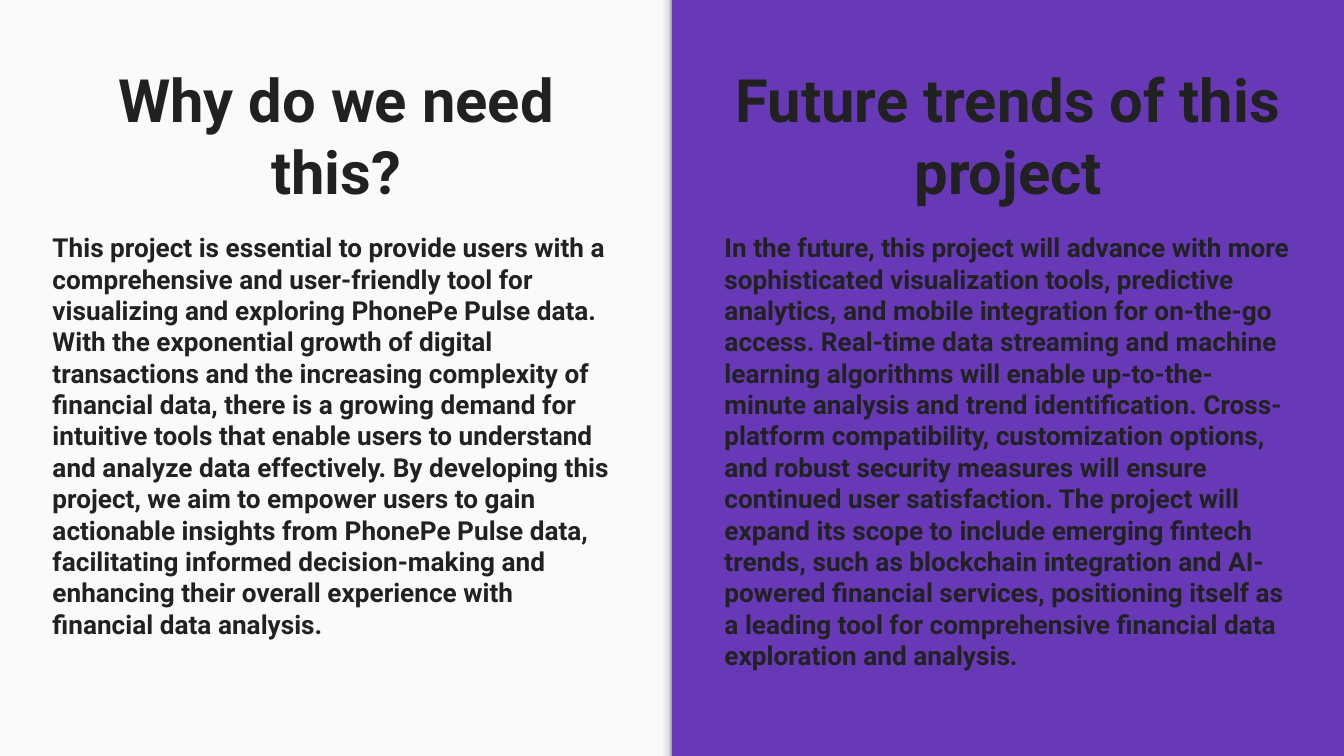
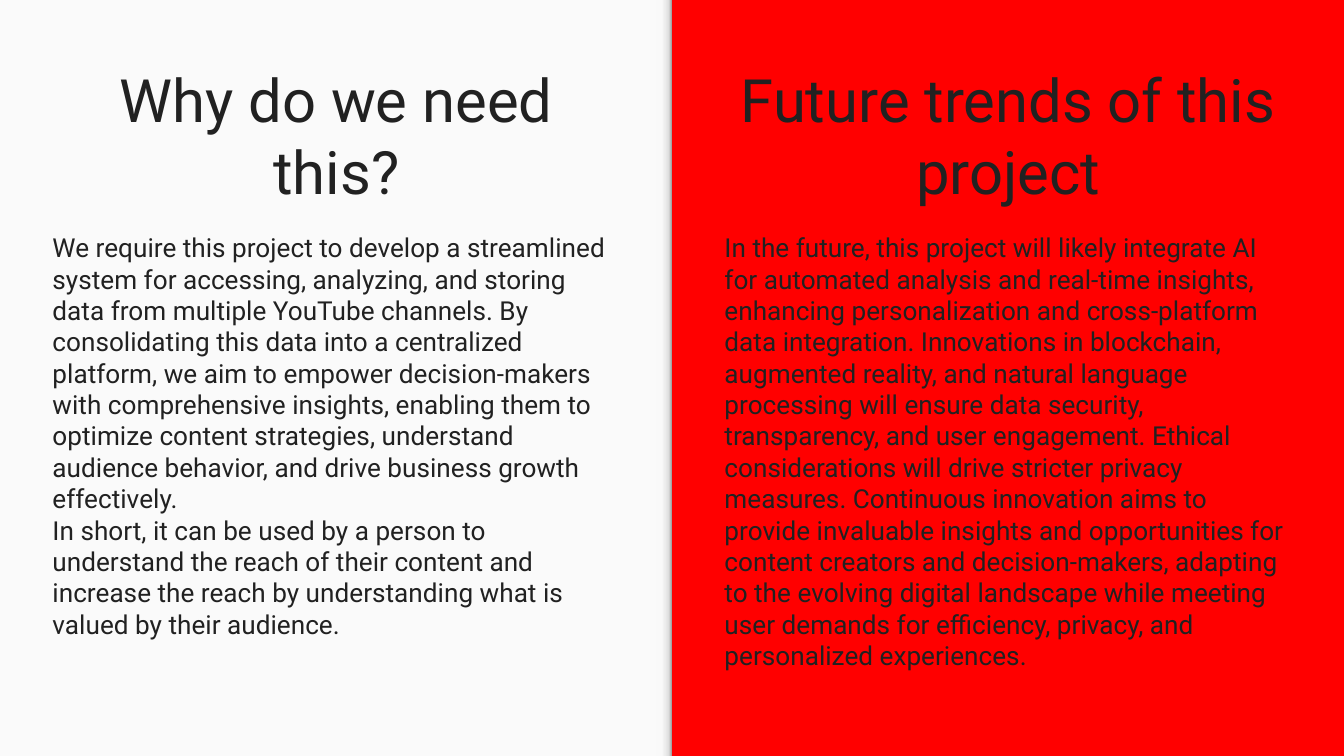
Before and after one commit to surabhi0901/phonepe_pulse_data_visualization_and_exploration, a slide deck: slide 9 of project-overview.pptx (slide 8 before the commit). Drawn at 1344x756 pixels with LibreOffice and Linux fonts; fonts in the diff are those of the drawing. Boxes give left, top, right and bottom in pixels: in the first picture for what was removed or moved away, otherwise in the second. Text is boxed around its words. In the diff, an @@ line names an element or a change of style, - is before the commit and + after.

```diff
--- a/project-overview.pptx
+++ b/project-overview.pptx
@@ background #6739B7 to #FF0000 @@
@@ title "Why do we need this?" at bbox=[120, 77, 552, 195]: bold off @@
@@ title "Future trends of this project" at bbox=[741, 76, 1275, 207]: bold off @@
@@ subtitle at bbox=[52, 237, 605, 640]: text changed; bold off @@
-This project is essential to provide users with a comprehensive and user-friendly tool for visualizing and exploring PhonePe Pulse data. With the exponential growth of digital transactions and the increasing complexity of financial data, there is a growing demand for intuitive tools that enable users to understand and analyze data effectively. By developing this project, we aim to empower users to gain actionable insights from PhonePe Pulse data, facilitating informed decision-making and enhancing their overall experience with financial data analysis.
+We require this project to develop a streamlined system for accessing, analyzing, and storing data from multiple YouTube channels. By consolidating this data into a centralized platform, we aim to empower decision-makers with comprehensive insights, enabling them to optimize content strategies, understand audience behavior, and drive business growth effectively.
+In short, it can be used by a person to understand the reach of their content and increase the reach by understanding what is valued by their audience.
@@ subtitle at bbox=[724, 237, 1283, 671]: text changed; bold off @@
-In the future, this project will advance with more sophisticated visualization tools, predictive analytics, and mobile integration for on-the-go access. Real-time data streaming and machine learning algorithms will enable up-to-the-minute analysis and trend identification. Cross-platform compatibility, customization options, and robust security measures will ensure continued user satisfaction. The project will expand its scope to include emerging fintech trends, such as blockchain integration and AI-powered financial services, positioning itself as a leading tool for comprehensive financial data exploration and analysis.
+In the future, this project will likely integrate AI for automated analysis and real-time insights, enhancing personalization and cross-platform data integration. Innovations in blockchain, augmented reality, and natural language processing will ensure data security, transparency, and user engagement. Ethical considerations will drive stricter privacy measures. Continuous innovation aims to provide invaluable insights and opportunities for content creators and decision-makers, adapting to the evolving digital landscape while meeting user demands for efficiency, privacy, and personalized experiences.
```
Also in this commit, not shown: 8 other slides changed, 3 slides added, 2 slides removed.
